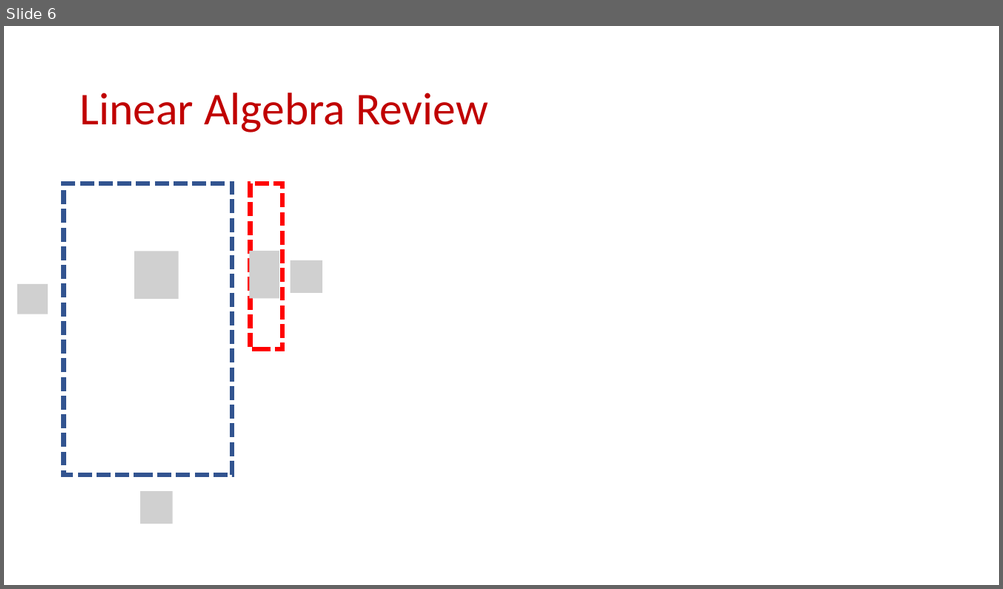
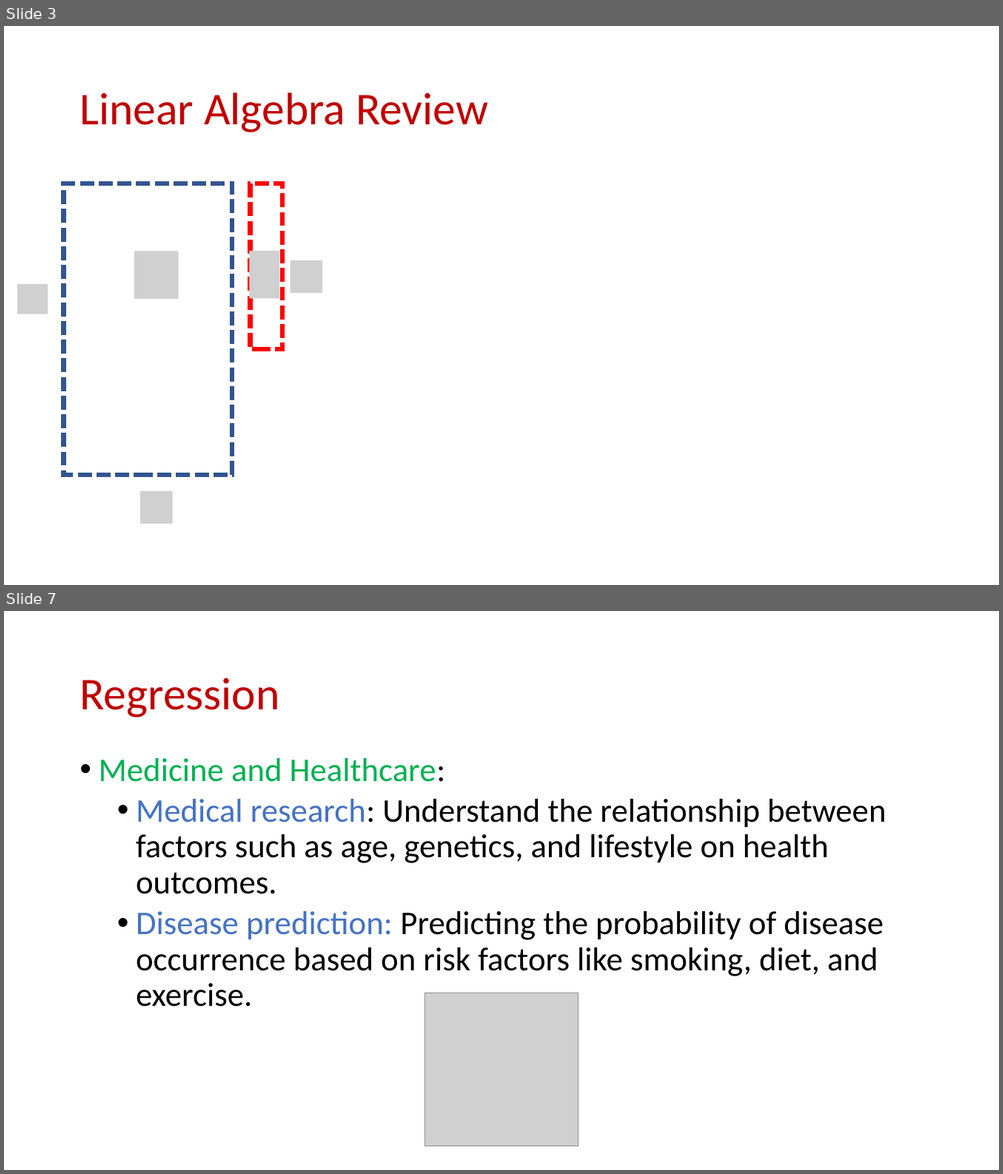
Before and after one commit to samsonzhou/samsonzhou.github.io, a slide deck: CSCE689-23/L26.pptx. Shown one above the other, each under a label of ours: slide 6 before the commit, slides 3 and 7 after it; the slides between them are not shown. The pictures are 1003x589 and 1003x1174 pixels, drawn with LibreOffice and Linux fonts; fonts in the diff are those of the drawing; grey boxes stand for pictures. Boxes give left, top, right and bottom in pixels: in the first picture for what was removed or moved away, otherwise in the second. Text is boxed around its words. In the diff, an @@ line names an element or a change of style, - is before the commit and + after.

```diff
--- a/CSCE689-23/L26.pptx
+++ b/CSCE689-23/L26.pptx
@@ slide 7 added at (4,611,999,1170), background #FFFFFF @@
@@ title added at (79,678,279,718), 44 pt, text #C00000 @@
+Regression
@@ text added at (99,758,885,1007), 32 pt, text #000000 @@
+• Medicine and Healthcare:
+  • Medical research: Understand the relationship between factors such as age, genetics, and lifestyle on health outcomes.
+  • Disease prediction: Predicting the probability of disease occurrence based on risk factors like smoking, diet, and exercise.
@@ picture added at (425,993,578,1147) @@
@@ what was slide 6 is now slide 3 @@
```
Also in this commit, not shown: 31 other slides added, 2 other files.
